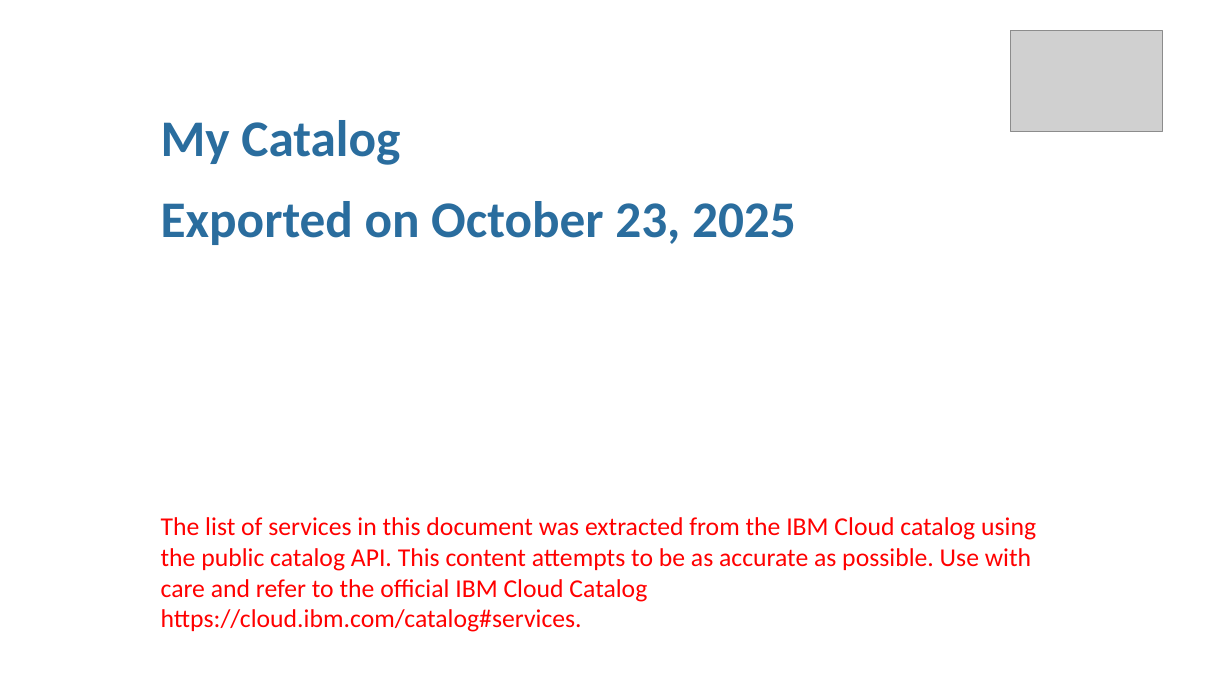
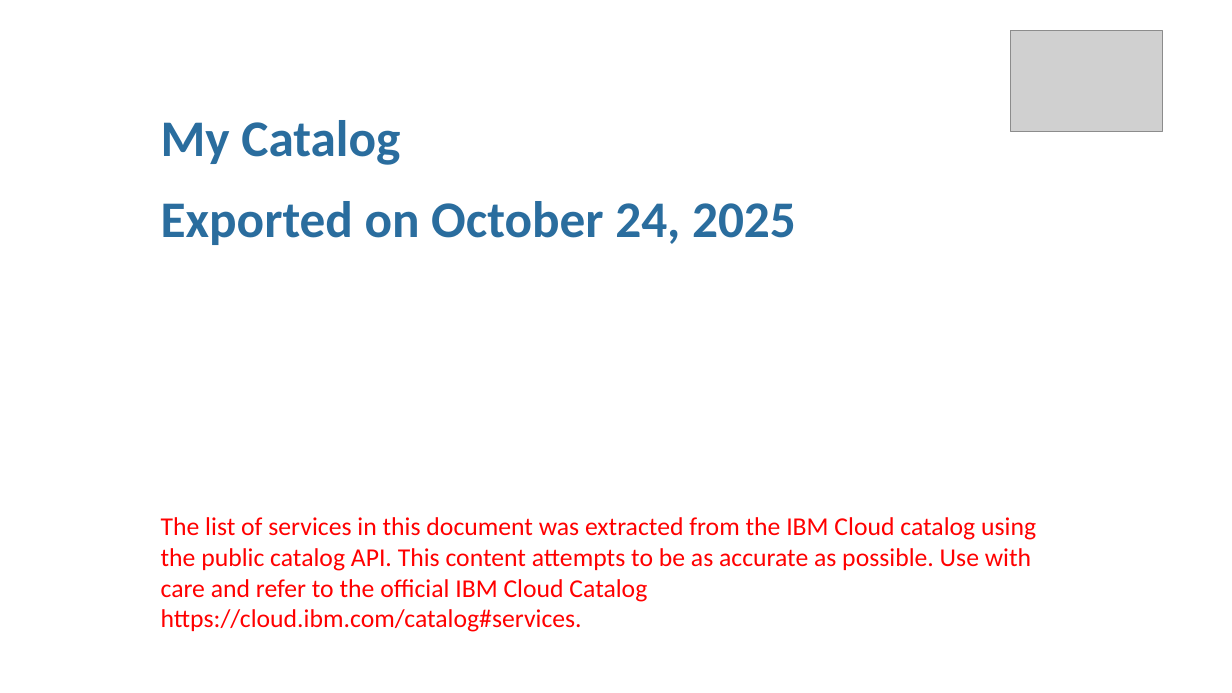
Before and after one commit to aairom/mycatalog, a slide deck: slide 1 of docs/generated/mycatalog.pptx. Drawn at 1232x693 pixels with LibreOffice and Linux fonts; fonts in the diff are those of the drawing; grey boxes stand for pictures. Boxes give left, top, right and bottom in pixels: in the first picture for what was removed or moved away, otherwise in the second. Text is boxed around its words. In the diff, an @@ line names an element or a change of style, - is before the commit and + after.

```diff
--- a/docs/generated/mycatalog.pptx
+++ b/docs/generated/mycatalog.pptx
@@ text at [161, 201, 796, 245]: text changed @@
-Exported on October 23, 2025
+Exported on October 24, 2025
```
Also in this commit, not shown: 7 other files.
